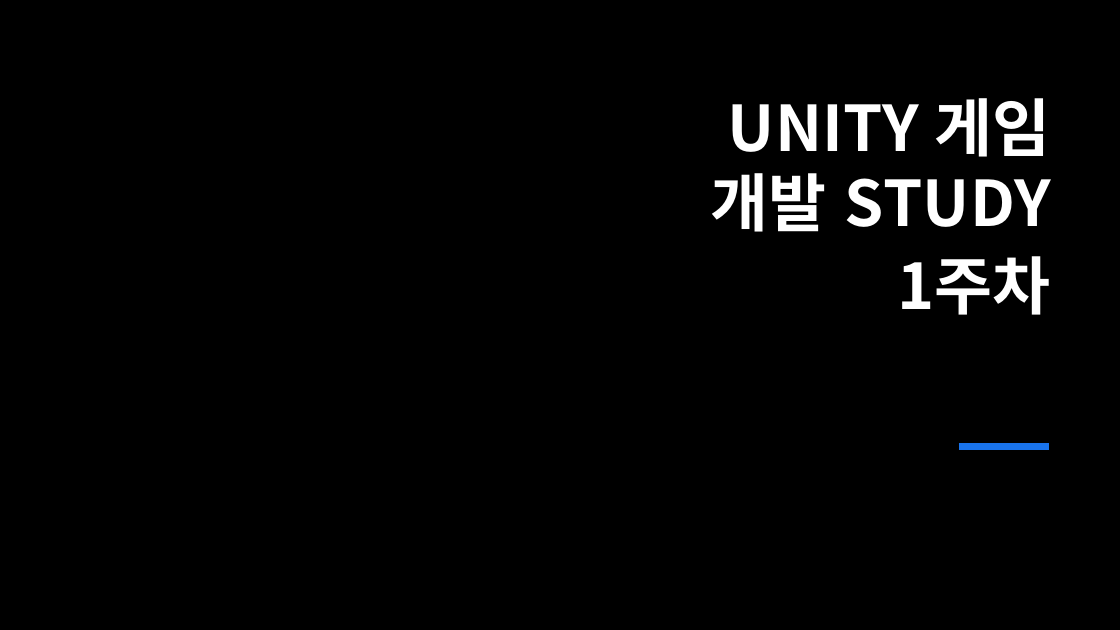
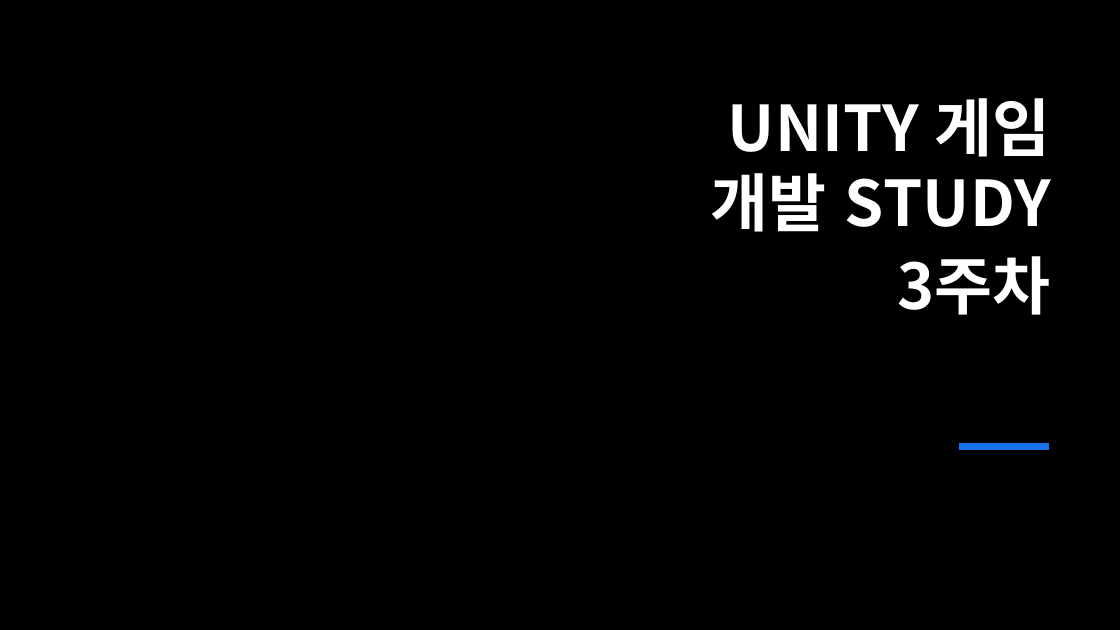
Before and after one commit to jsjin01/MJsec_Unity_Mentoring, a slide deck: slide 1 of MJsec_게임 개발 멘토링/MJsec_3주차.pptx. Drawn at 1120x630 pixels with LibreOffice and Linux fonts; fonts in the diff are those of the drawing; background and template pictures are left out. Boxes give left, top, right and bottom in pixels: in the first picture for what was removed or moved away, otherwise in the second. Text is boxed around its words. In the diff, an @@ line names an element or a change of style, - is before the commit and + after.

```diff
--- a/MJsec_게임 개발 멘토링/MJsec_3주차.pptx
+++ b/MJsec_게임 개발 멘토링/MJsec_3주차.pptx
@@ text at bbox=[897, 256, 1051, 315]: text changed @@
-1주차
+3주차
```
Also in this commit, not shown: 9 slides removed, 24 other files.
